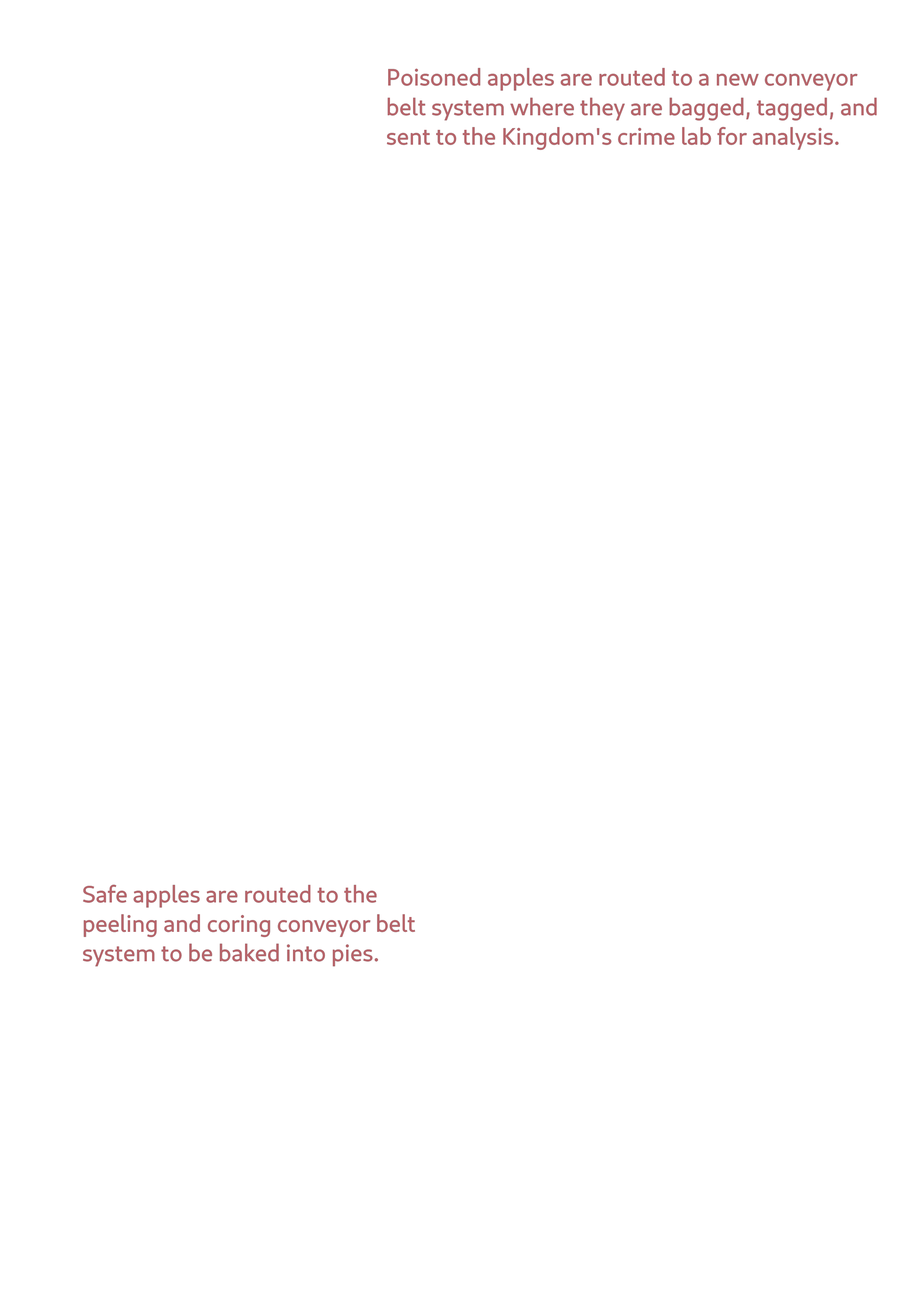
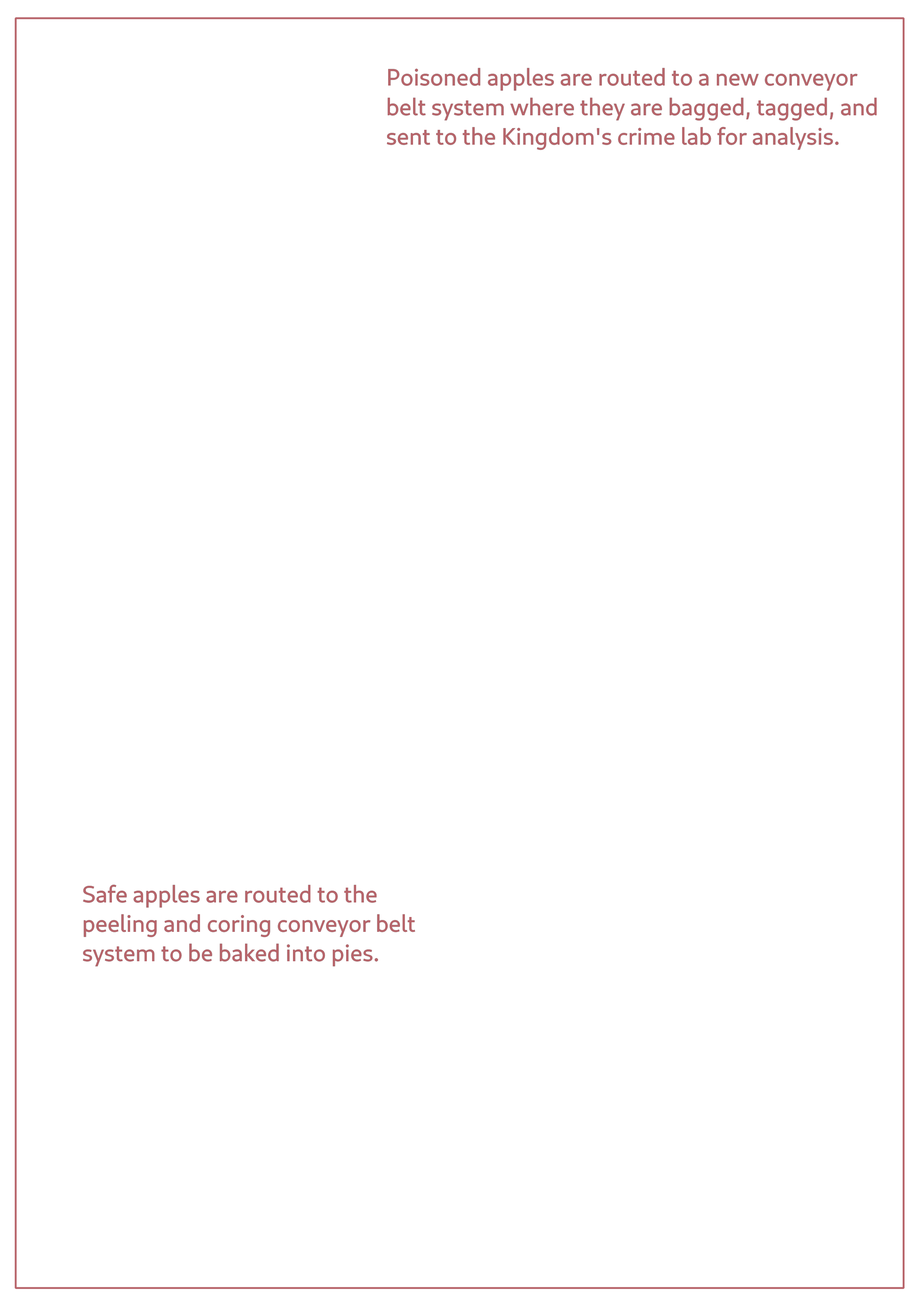
Two versions of the same layered image (922px x 1305px). Layer-by-layer changes:
pixels changed over [14, 17, 905, 1289] (layer not identified)
